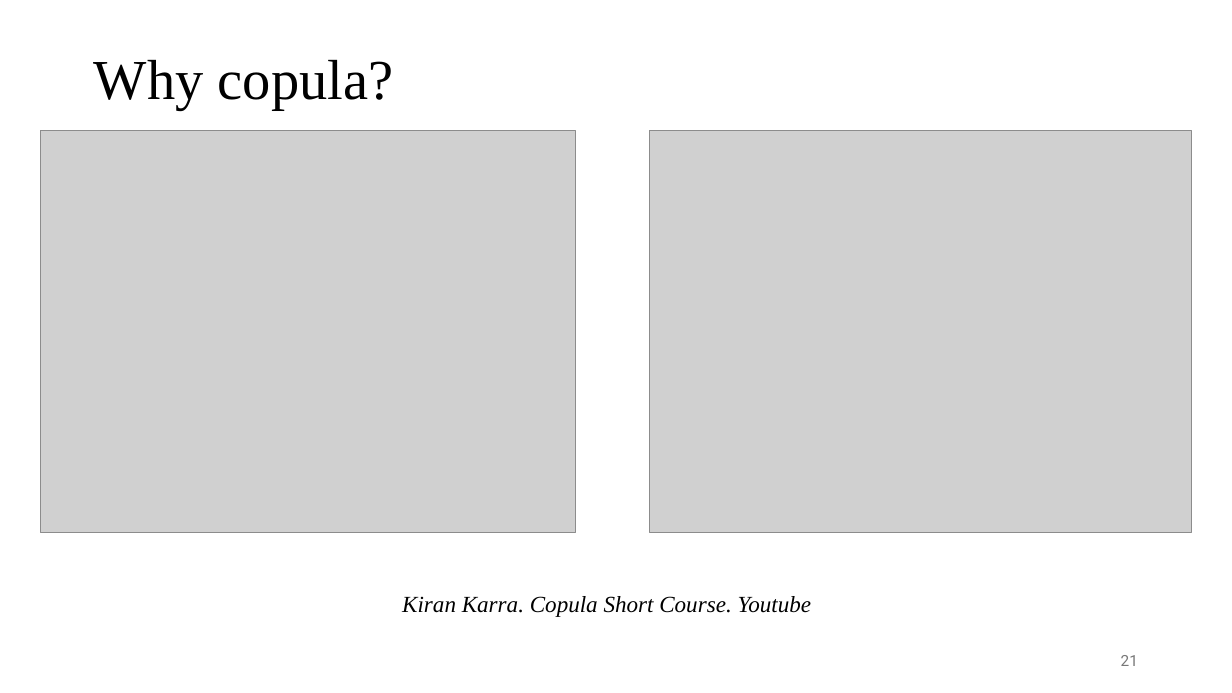
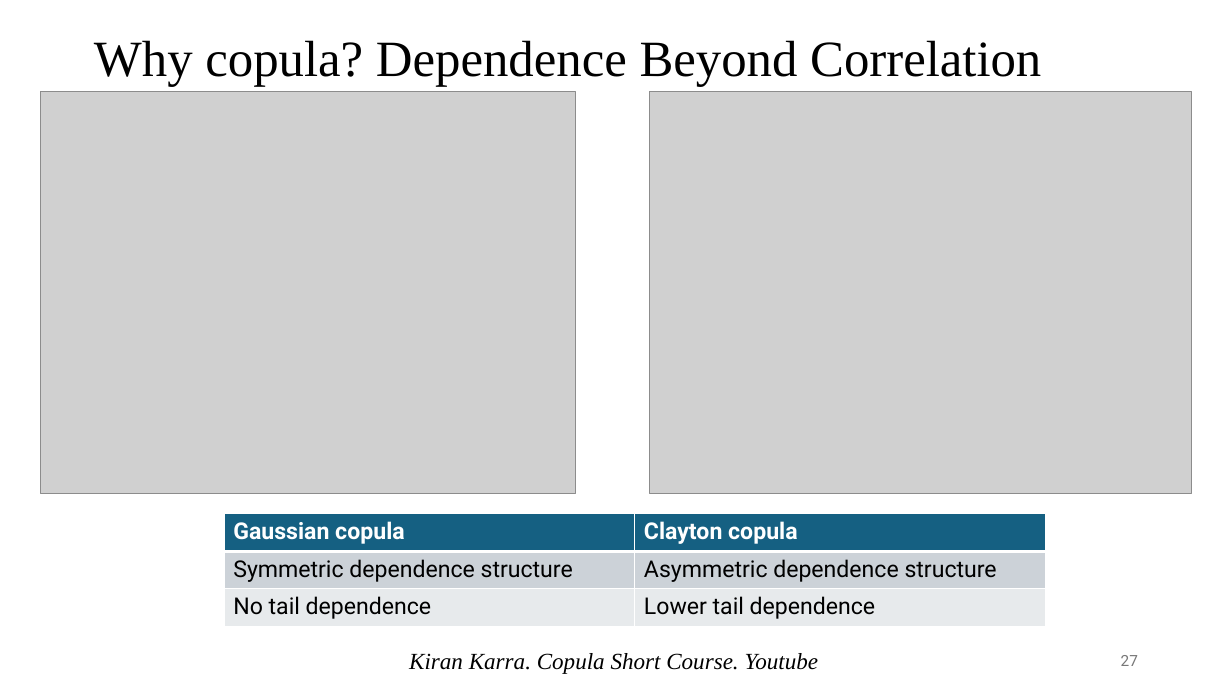
Before and after one commit to UMN-ECP-PMX/ecp8506_26f, a slide deck: slide 27 of wk11/wk11_slides.pptx (slide 21 before the commit). Drawn at 1232x693 pixels with LibreOffice and Linux fonts; fonts in the diff are those of the drawing; grey boxes stand for pictures. Boxes give left, top, right and bottom in pixels: in the first picture for what was removed or moved away, otherwise in the second. Text is boxed around its words. In the diff, an @@ line names an element or a change of style, - is before the commit and + after.

```diff
--- a/wk11/wk11_slides.pptx
+++ b/wk11/wk11_slides.pptx
@@ title at [94, 40, 1041, 86]: text changed; size 44 to 39.6 pt @@
-Why copula?
+Why copula? Dependence Beyond Correlation
@@ picture: place and size @@
-picture at [41, 131, 577, 532]
+picture at [41, 91, 577, 493]
@@ picture: place and size @@
-picture at [650, 131, 1192, 532]
+picture at [650, 91, 1192, 493]
@@ table added at [225, 514, 1045, 627], 3 rows, 2 columns @@
+Gaussian copula | Clayton copula
+Symmetric dependence structure | Asymmetric dependence structure
+No tail dependence | Lower tail dependence
@@ text "Kiran Karra. Copula Short Course. ...": place and size @@
-text "Kiran Karra. Copula Short Course. ..." at [402, 596, 812, 617]
+text "Kiran Karra. Copula Short Course. ..." at [409, 653, 819, 674]
@@ page number at [1121, 655, 1138, 666]: text changed @@
-21
+27
```
Also in this commit, not shown: 12 other slides changed, 10 slides added, 3 slides removed, 3 other files.
